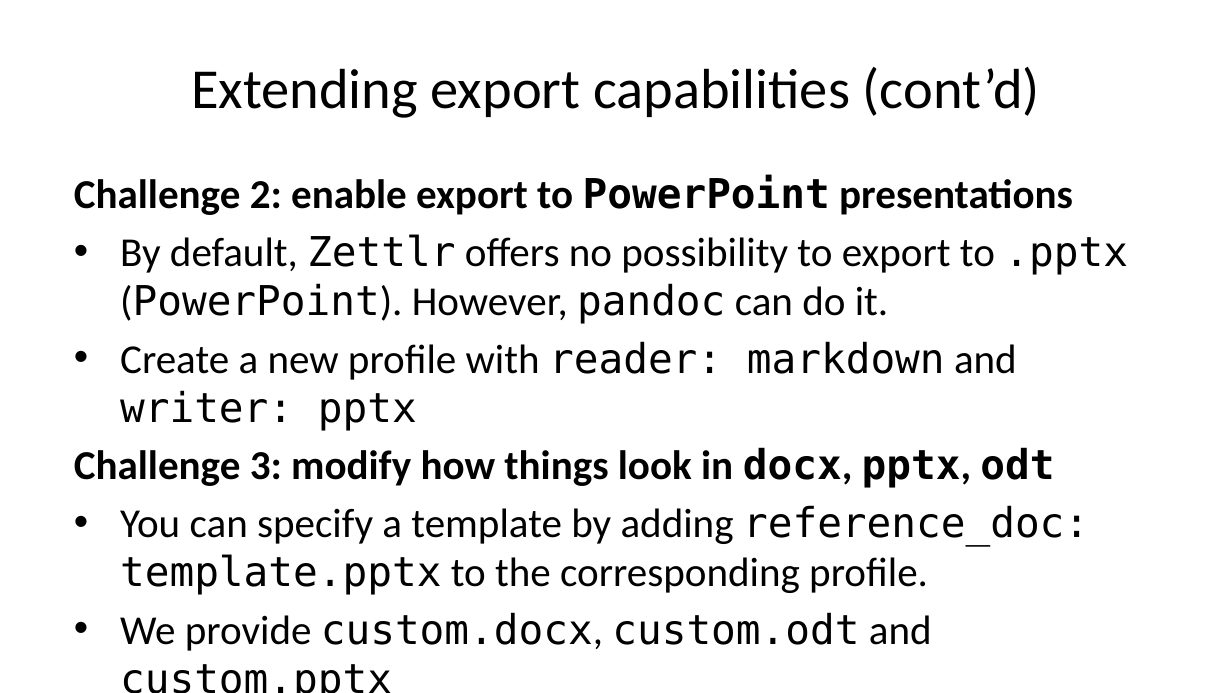
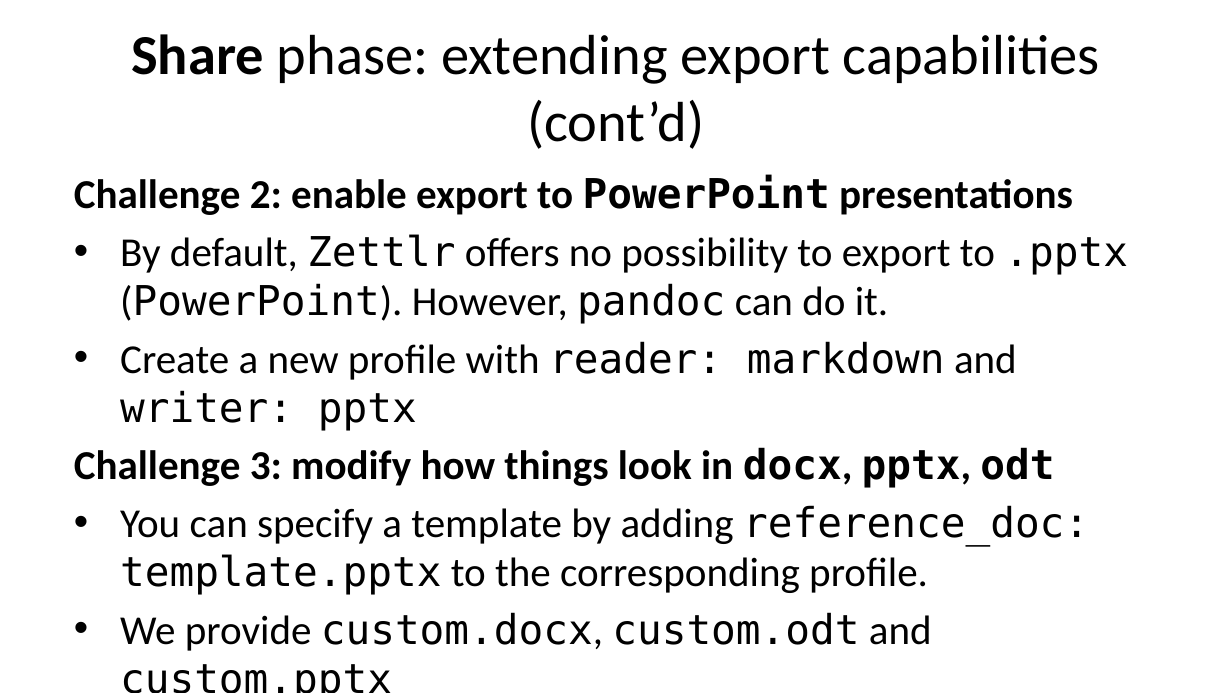
Before and after one commit to smart-edtech/smarties, a slide deck: slide 28 of workshop/markdown/index.pptx (slide 27 before the commit). Drawn at 1232x693 pixels with LibreOffice and Linux fonts; fonts in the diff are those of the drawing. Boxes give left, top, right and bottom in pixels: in the first picture for what was removed or moved away, otherwise in the second. Text is boxed around its words. In the diff, an @@ line names an element or a change of style, - is before the commit and + after.

```diff
--- a/workshop/markdown/index.pptx
+++ b/workshop/markdown/index.pptx
@@ title at box(131, 34, 1100, 149): text changed @@
-Extending export capabilities (cont’d)
+Share phase: extending export capabilities (cont’d)
```
Also in this commit, not shown: 7 other slides changed, 4 slides added, 2 slides removed, 11 other files.
